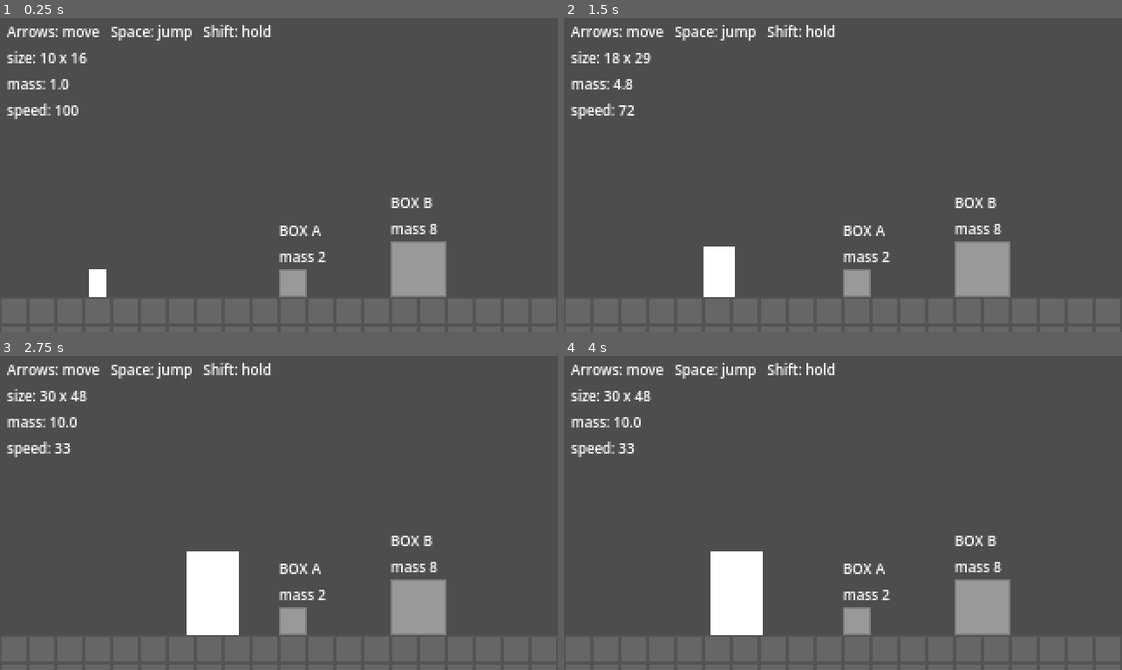
Above: before the commit, frames 1-4 (two rows, left to right).
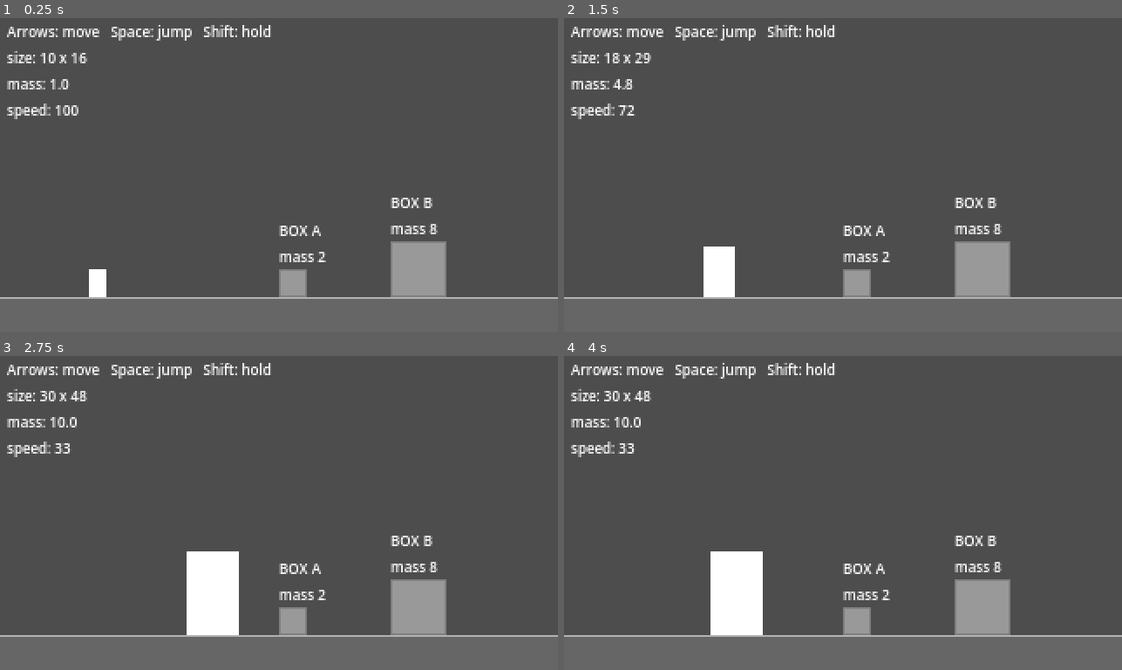
Above: after the commit, the same moments.

Repository: evalfoo/game-off-2026
Game: Godot game, scene res://game/main.tscn
Two runs of this game, one before a commit and one after it. Both use one fixed random seed, a clock stepped at 60 frames per second and the inputs below.
Inputs (mouse positions are in pixels of both pictures, inside the frame that each line leads up to):
- Up to frame 1 (0.25 s): no input
- Up to frame 2 (1.5 s): tap Enter (ui_accept) at 0.5, 0.77 s; move the mouse to (965, 159) at 0.52 s; hold Right (ui_right) 0.53-1.25 s; hold Shift 0.53-1.25 s; click (965, 159) at 0.67 s; drag from (731, 190) to (815, 237) at 1.27 s
- Up to frame 3 (2.75 s): tap Enter (ui_accept) at 2 s; move the mouse to (334, 443) at 2.02 s; hold Right (ui_right) from 2.03 s (still down); hold Shift from 2.03 s (still down)
- Up to frame 4 (4 s): release Right (ui_right) at 2.75 s; release Shift at 2.75 s; drag from (815, 575) to (675, 465) at 2.77 s; tap Enter (ui_accept) at 3.5, 3.77 s; move the mouse to (1010, 560) at 3.52 s; hold Left (ui_left) from 3.53 s (still down); hold Shift from 3.53 s (still down)

The runs differ from the first frame. In frame 1, 0.6% of the frame differs, in the area x 0-100%, y 88-90%; in frame 2, 0.6%; in frame 3, 0.6%; in frame 4, 0.6%.

Commit message:
feat: a placeholder tile sheet with corners, edges and slopes

Diff:
--- a/art/tiles.tres
+++ b/art/tiles.tres
@@ -6,6 +6,60 @@
 texture = ExtResource("1_fgxyd")
 0:0/0 = 0
 0:0/0/physics_layer_0/polygon_0/points = PackedVector2Array(-8, -8, 8, -8, 8, 8, -8, 8)
+1:0/0 = 0
+1:0/0/physics_layer_0/polygon_0/points = PackedVector2Array(-8, -8, 8, -8, 8, 8, -8, 8)
+2:0/0 = 0
+2:0/0/physics_layer_0/polygon_0/points = PackedVector2Array(-8, -8, 8, -8, 8, 8, -8, 8)
+0:1/0 = 0
+0:1/0/physics_layer_0/polygon_0/points = PackedVector2Array(-8, -8, 8, -8, 8, 8, -8, 8)
+1:1/0 = 0
+1:1/0/physics_layer_0/polygon_0/points = PackedVector2Array(-8, -8, 8, -8, 8, 8, -8, 8)
+2:1/0 = 0
+2:1/0/physics_layer_0/polygon_0/points = PackedVector2Array(-8, -8, 8, -8, 8, 8, -8, 8)
+0:2/0 = 0
+0:2/0/physics_layer_0/polygon_0/points = PackedVector2Array(-8, -8, 8, -8, 8, 8, -8, 8)
+1:2/0 = 0
+1:2/0/physics_layer_0/polygon_0/points = PackedVector2Array(-8, -8, 8, -8, 8, 8, -8, 8)
+2:2/0 = 0
+2:2/0/physics_layer_0/polygon_0/points = PackedVector2Array(-8, -8, 8, -8, 8, 8, -8, 8)
+3:0/0 = 0
+3:0/0/physics_layer_0/polygon_0/points = PackedVector2Array(-8, -8, 8, -8, 8, 8, -8, 8)
+4:0/0 = 0
+4:0/0/physics_layer_0/polygon_0/points = PackedVector2Array(-8, -8, 8, -8, 8, 8, -8, 8)
+3:1/0 = 0
+3:1/0/physics_layer_0/polygon_0/points = PackedVector2Array(-8, -8, 8, -8, 8, 8, -8, 8)
+4:1/0 = 0
+4:1/0/physics_layer_0/polygon_0/points = PackedVector2Array(-8, -8, 8, -8, 8, 8, -8, 8)
+5:0/0 = 0
+5:0/0/physics_layer_0/polygon_0/points = PackedVector2Array(-8, -8, 8, -8, 8, 8, -8, 8)
+5:1/0 = 0
+5:1/0/physics_layer_0/polygon_0/points = PackedVector2Array(-8, -8, 8, -8, 8, 8, -8, 8)
+5:2/0 = 0
+5:2/0/physics_layer_0/polygon_0/points = PackedVector2Array(-8, -8, 8, -8, 8, 8, -8, 8)
+0:3/0 = 0
+0:3/0/physics_layer_0/polygon_0/points = PackedVector2Array(-8, -8, 8, -8, 8, 8, -8, 8)
+1:3/0 = 0
+1:3/0/physics_layer_0/polygon_0/points = PackedVector2Array(-8, -8, 8, -8, 8, 8, -8, 8)
+2:3/0 = 0
+2:3/0/physics_layer_0/polygon_0/points = PackedVector2Array(-8, -8, 8, -8, 8, 8, -8, 8)
+3:3/0 = 0
+3:3/0/physics_layer_0/polygon_0/points = PackedVector2Array(-8, -8, 8, -8, 8, 8, -8, 8)
+6:0/0 = 0
+6:0/0/physics_layer_0/polygon_0/points = PackedVector2Array(-8, 8, 8, -8, 8, 8)
+7:0/0 = 0
+7:0/0/physics_layer_0/polygon_0/points = PackedVector2Array(-8, -8, 8, 8, -8, 8)
+6:1/0 = 0
+6:1/0/physics_layer_0/polygon_0/points = PackedVector2Array(-8, 8, 8, 0, 8, 8)
+7:1/0 = 0
+7:1/0/physics_layer_0/polygon_0/points = PackedVector2Array(-8, 0, 8, -8, 8, 8, -8, 8)
+6:2/0 = 0
+6:2/0/physics_layer_0/polygon_0/points = PackedVector2Array(-8, -8, 8, 0, 8, 8, -8, 8)
+7:2/0 = 0
+7:2/0/physics_layer_0/polygon_0/points = PackedVector2Array(-8, 0, 8, 8, -8, 8)
+6:3/0 = 0
+6:3/0/physics_layer_0/polygon_0/points = PackedVector2Array(-8, -8, 8, -8, -8, 8)
+7:3/0 = 0
+7:3/0/physics_layer_0/polygon_0/points = PackedVector2Array(-8, -8, 8, -8, 8, 8)
 
 [resource]
 physics_layer_0/collision_layer = 1
--- a/game/tiles.gd
+++ b/game/tiles.gd
@@ -7,6 +7,10 @@
 const TILE_SET := preload("res://art/tiles.tres")
 const TILE := 16
 const COLUMNS := 20
+# Atlas coordinates in res://art/tiles.png: a solid tile with its top exposed,
+# and one with no side exposed.
+const TOP := Vector2i(1, 0)
+const FILL := Vector2i(1, 1)
 const ROWS := 12
 
 
@@ -18,5 +22,5 @@
 	for row: int in ROWS:
 		var columns: Array = range(-1, COLUMNS + 1) if row >= floor_row else [-1, COLUMNS]
 		for column: int in columns:
-			layer.set_cell(Vector2i(column, row), 0, Vector2i.ZERO)
+			layer.set_cell(Vector2i(column, row), 0, TOP if row == floor_row else FILL)
 	return layer
Binary file changed: art/tiles.png
Not shown, changed: docs/implementation.md
